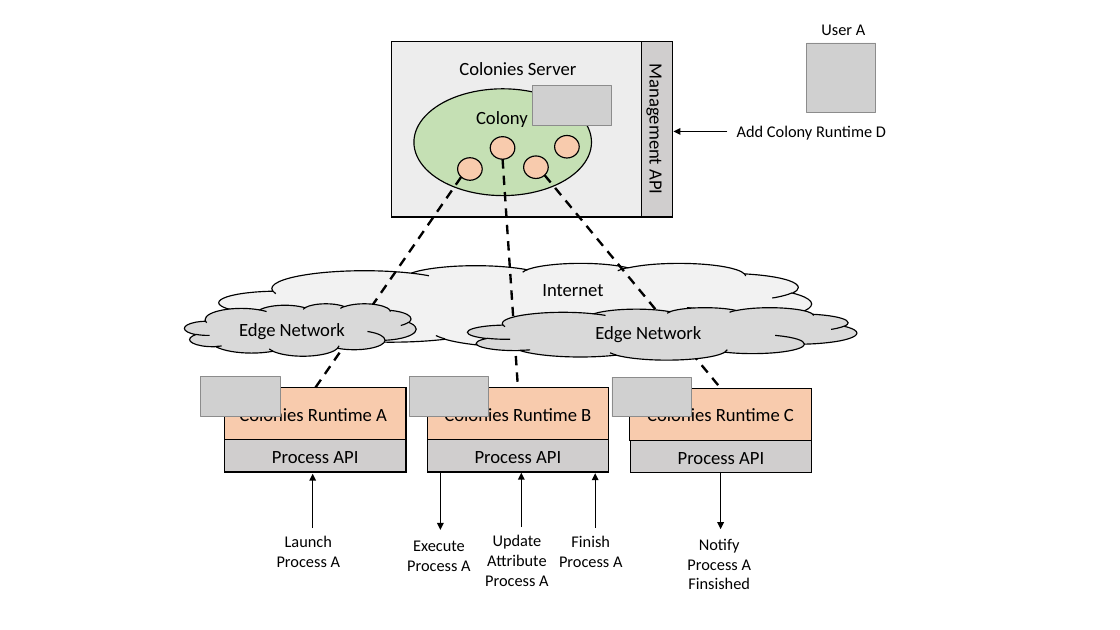
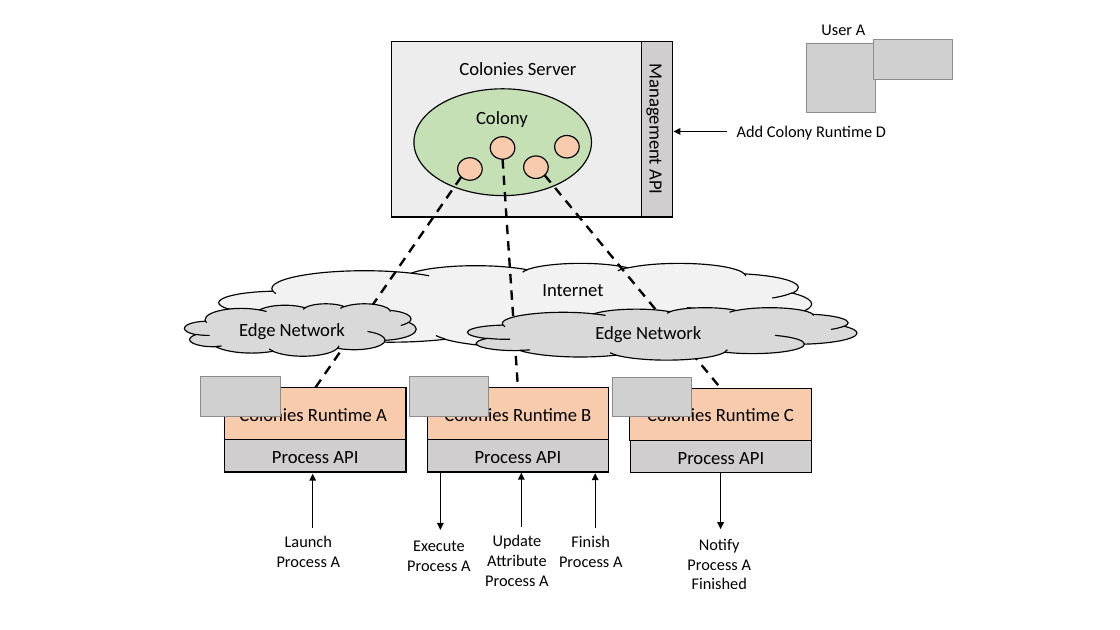
Before and after one commit to colonyos/colonies, a slide deck: slide 1 of doc/ColoniesArch.pptx. Drawn at 1120x630 pixels with LibreOffice and Linux fonts; fonts in the diff are those of the drawing; grey boxes stand for pictures. Boxes give left, top, right and bottom in pixels: in the first picture for what was removed or moved away, otherwise in the second. Text is boxed around its words. In the diff, an @@ line names an element or a change of style, - is before the commit and + after.

```diff
--- a/doc/ColoniesArch.pptx
+++ b/doc/ColoniesArch.pptx
@@ picture: place and size @@
-picture at <box>533,86,613,125</box>
+picture at <box>873,39,953,79</box>
@@ text at <box>692,577,747,589</box>: text changed @@
-Finsished
+Finished
```
Also in this commit, not shown: 1 other file.
